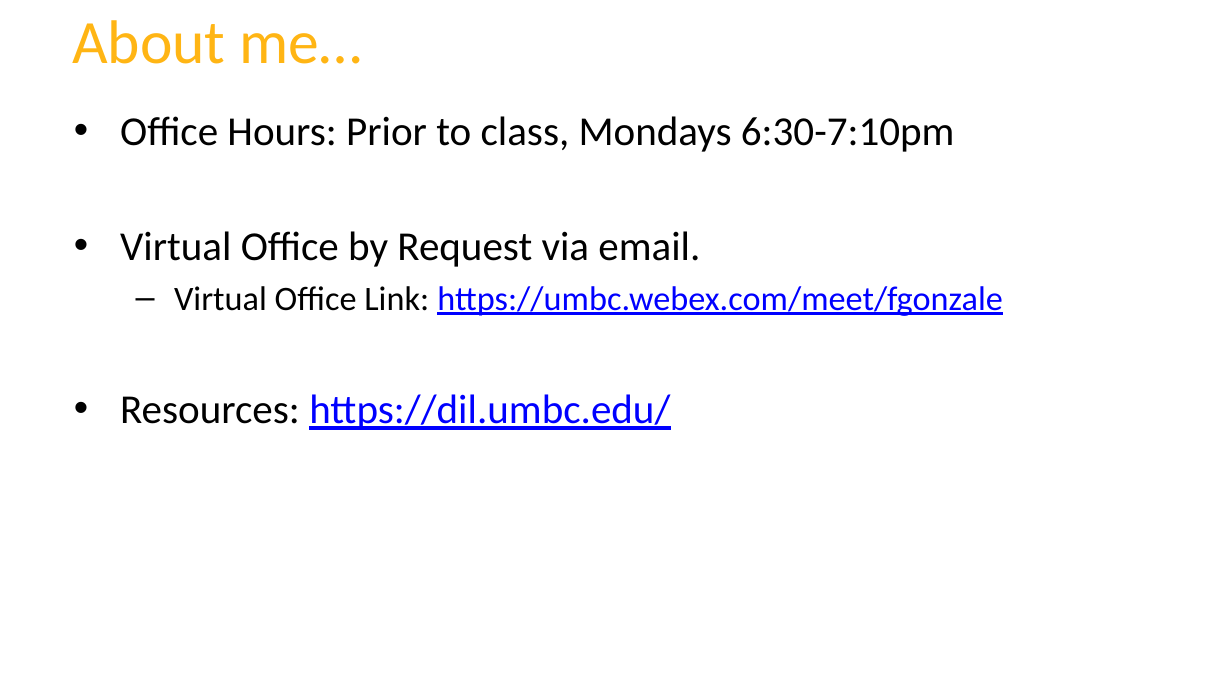
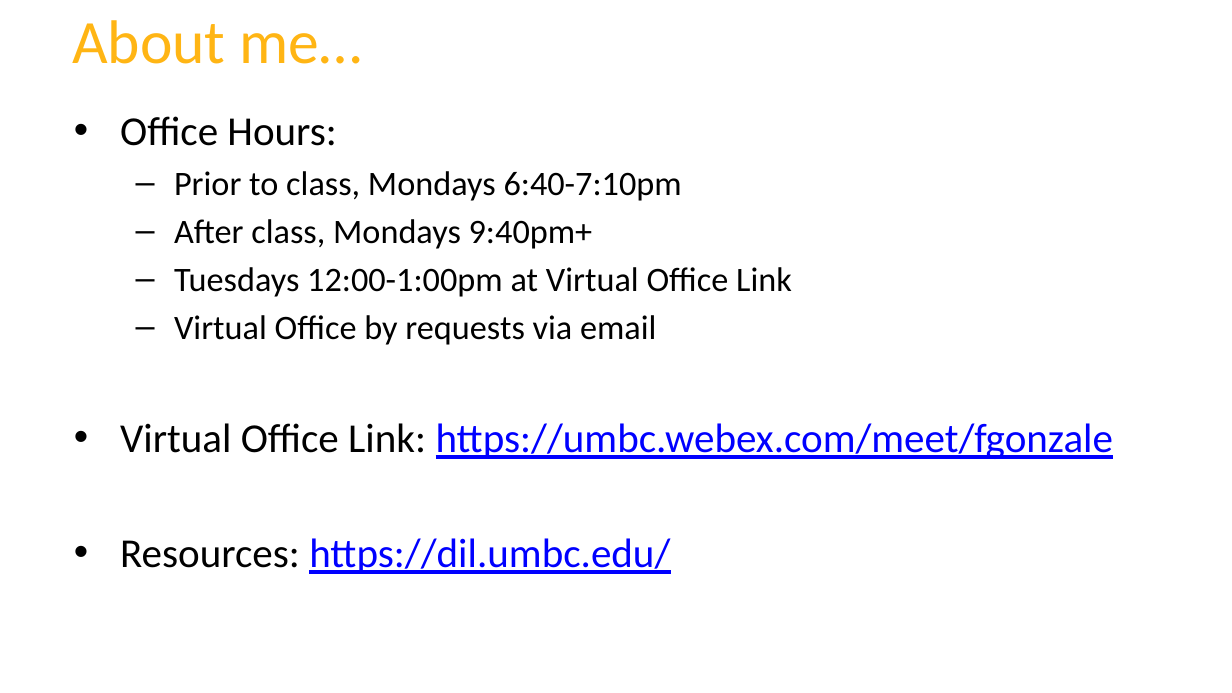
Before and after one commit to fgonzaleumbc/DATA601, a slide deck: slide 2 of Lecture01/1_Class_Logistics.pptx. Drawn at 1232x693 pixels with LibreOffice and Linux fonts; fonts in the diff are those of the drawing; background and template pictures are left out. Boxes give left, top, right and bottom in pixels: in the first picture for what was removed or moved away, otherwise in the second. Text is boxed around its words. In the diff, an @@ line names an element or a change of style, - is before the commit and + after.

```diff
--- a/Lecture01/1_Class_Logistics.pptx
+++ b/Lecture01/1_Class_Logistics.pptx
@@ text at (x1=120, y1=116, x2=792, y2=345): text changed; size 24 to 20 pt @@
-• Office Hours: Prior to class, Mondays 6:30-7:10pm
-• Virtual Office by Request via email.
+• Office Hours:
+  – Prior to class, Mondays 6:40-7:10pm
+  – After class, Mondays 9:40pm+
+  – Tuesdays 12:00-1:00pm at Virtual Office Link
+  – Virtual Office by requests via email
@@ text at (x1=120, y1=423, x2=1113, y2=459): size 20 to 24 pt in "Virtual Office Link: https://umbc.webex.com/meet/fgonzale"; bullet – to •; list level 2 to 1 in "Virtual Office Link: https://umbc.webex.com/meet/fgonzale" @@
```
Also in this commit, not shown: 2 other slides changed, 1 other file.
